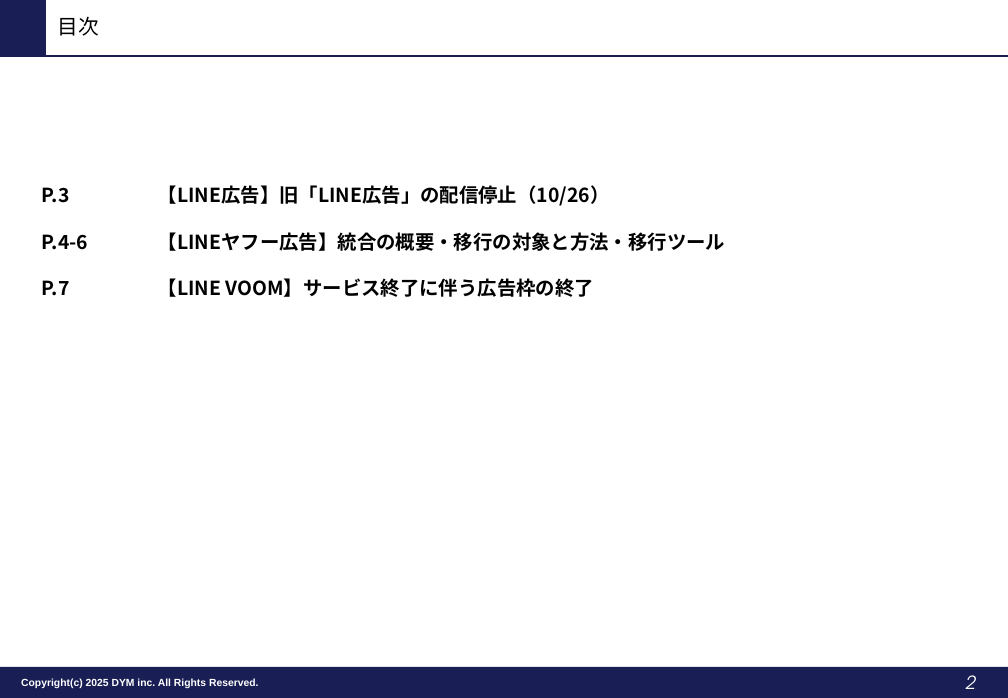
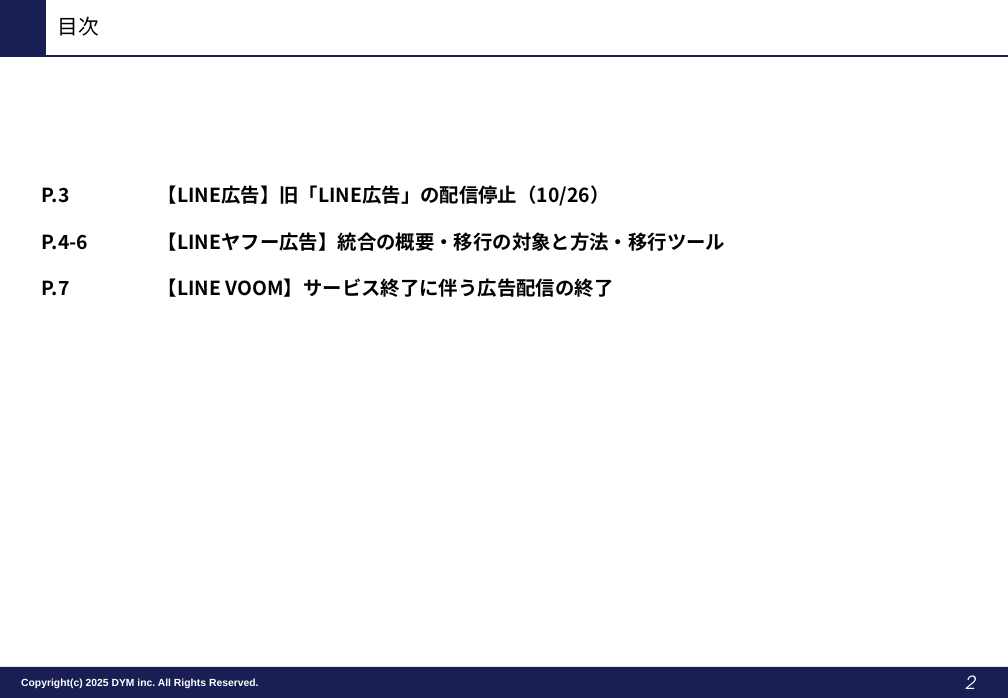
Before and after one commit to tonomura-r-dev/folder, a slide deck: slide 2 of LINE広告トレンドレポート_2026年10月.pptx. Drawn at 1008x698 pixels with LibreOffice and Linux fonts; fonts in the diff are those of the drawing; background and template pictures are left out. Boxes give left, top, right and bottom in pixels: in the first picture for what was removed or moved away, otherwise in the second. Text is boxed around its words. In the diff, an @@ line names an element or a change of style, - is before the commit and + after.

```diff
--- a/LINE広告トレンドレポート_2026年10月.pptx
+++ b/LINE広告トレンドレポート_2026年10月.pptx
@@ text at (158, 278, 614, 297): text changed @@
-【LINE VOOM】サービス終了に伴う広告枠の終了
+【LINE VOOM】サービス終了に伴う広告配信の終了
```
Also in this commit, not shown: 1 other slide changed.
